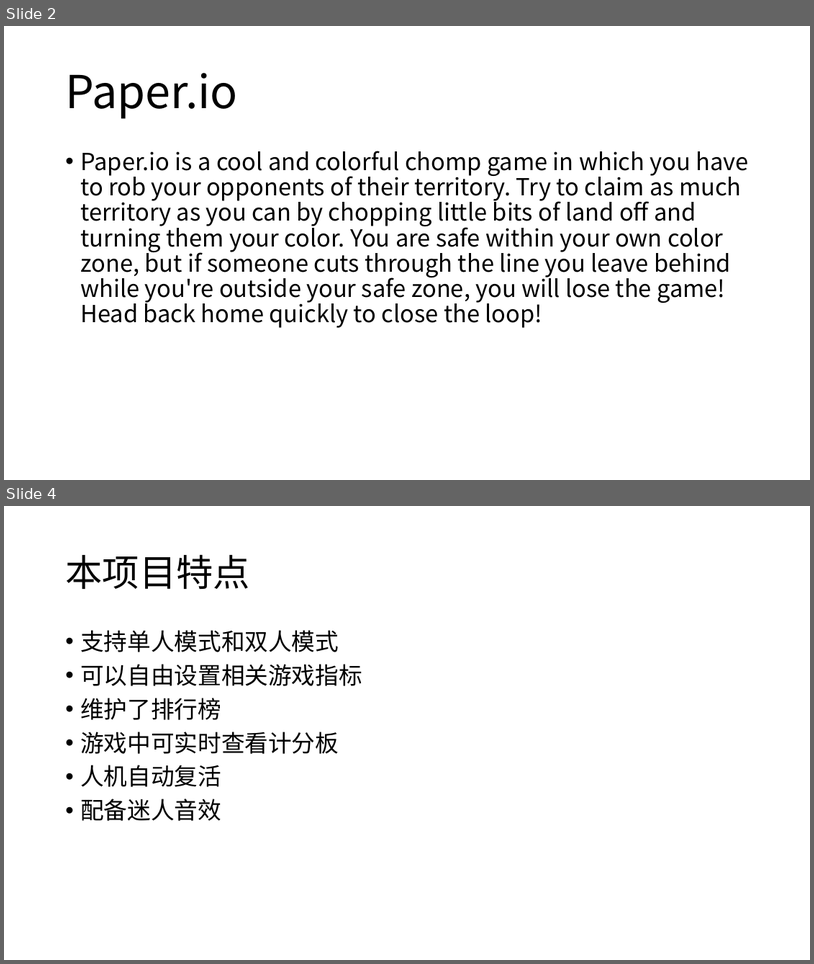
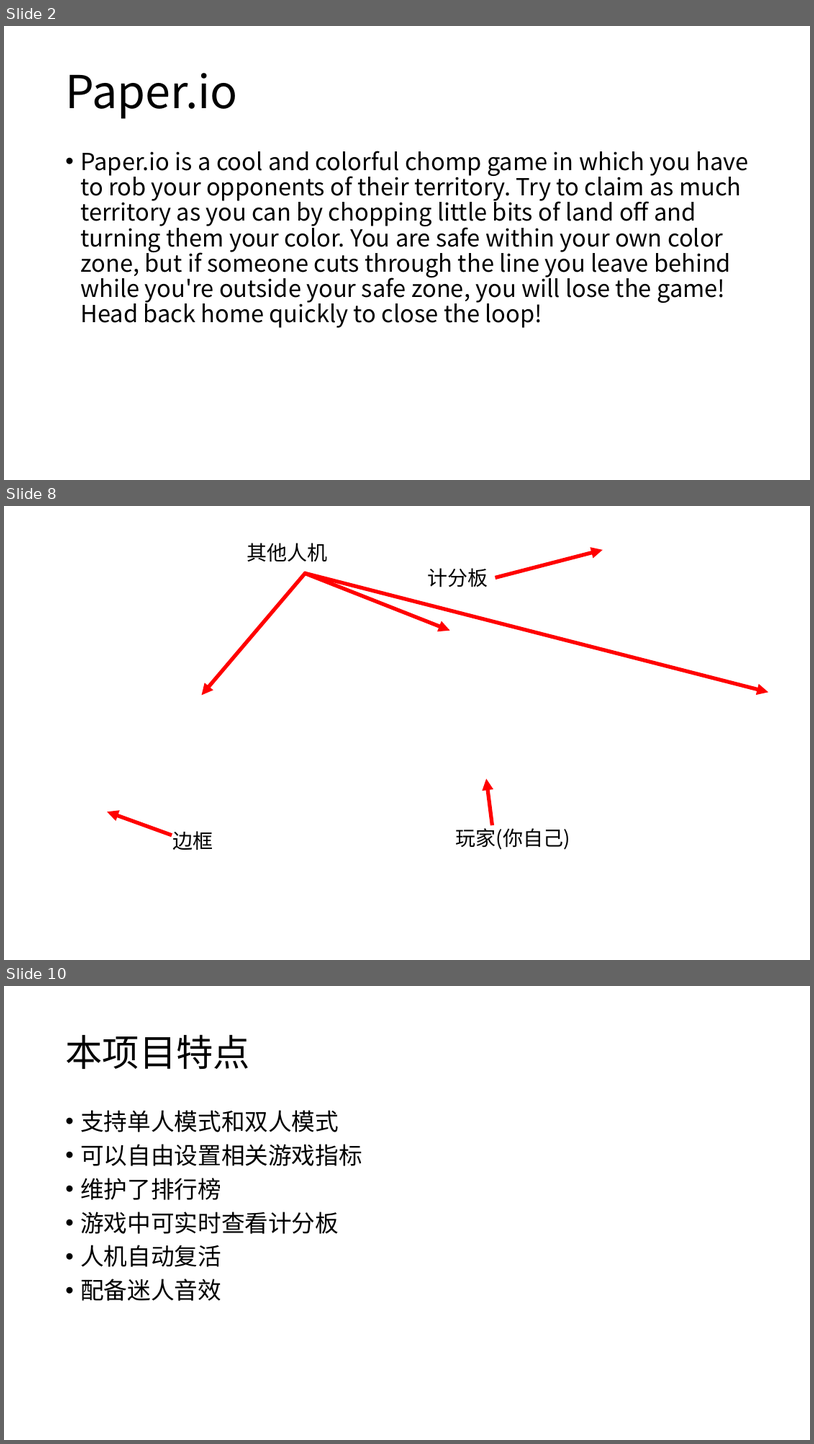
Before and after one commit to Rainy-Sky/javawork, a slide deck: ppt/Java-paprtio.pptx. Shown one above the other, each under a label of ours: slides 2 and 4 before the commit, slides 2, 8 and 10 after it; the slides between them are not shown. The pictures are 814x964 and 814x1444 pixels, drawn with LibreOffice and Linux fonts; fonts in the diff are those of the drawing; background and template pictures are left out. Boxes give left, top, right and bottom in pixels: in the first picture for what was removed or moved away, otherwise in the second. Text is boxed around its words. In the diff, an @@ line names an element or a change of style, - is before the commit and + after.

```diff
--- a/ppt/Java-paprtio.pptx
+++ b/ppt/Java-paprtio.pptx
@@ slide 8 added at <box>4,506,810,960</box>, background picture (left out) @@
@@ text added at <box>247,543,328,562</box>, 24 pt, text #000000 @@
+其他人机
@@ text added at <box>428,568,489,587</box>, 24 pt, text #000000 @@
+计分板
@@ arrow added from (496, 577) to (603, 549), #FF0000 4.5 pt @@
@@ arrow added from (306, 572) to (202, 695), #FF0000 4.5 pt @@
@@ arrow added from (305, 573) to (450, 631), #FF0000 4.5 pt @@
@@ arrow added from (305, 573) to (769, 692), #FF0000 4.5 pt @@
@@ arrow added from (493, 826) to (486, 779), #FF0000 4.5 pt @@
@@ arrow added from (172, 835) to (107, 811), #FF0000 4.5 pt @@
@@ text added at <box>456,825,571,849</box>, 24 pt, text #000000 @@
+玩家(你自己)
@@ text added at <box>173,831,214,849</box>, 24 pt, text #000000 @@
+边框
@@ what was slide 4 is now slide 10 @@
```
Also in this commit, not shown: 1 slide changed, 5 other slides added.
